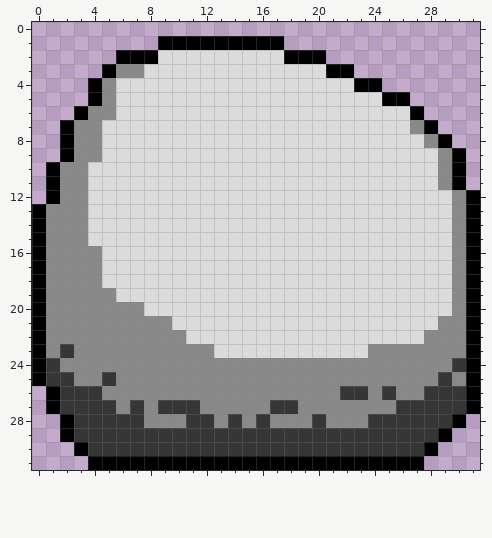
A pixel-art sprite gets an edit: sprites/sBigBoulder/layers/f9075f2d-7144-449d-8884-3c2acbdd0da6/07014f21-61d6-4eb4-a094-695ee8208868.png. Above, as it was before the edit.
Colours within 5 levels of each other are drawn and written as one.
After:
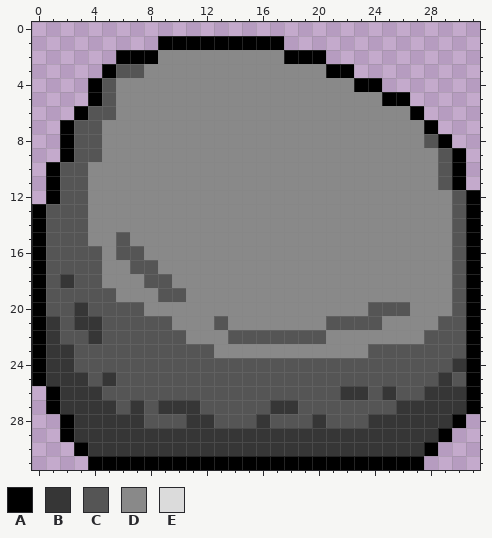
Palette (. is transparent): A #000000  B #363636  C #555555  D #898989  E #dbdbdb
What changed:
file 128x128 -> 32x32 pixels (blocks of 4x4 -> 1x1; one block is one cell here)
Changed rows in their new state; - is an unchanged pixel.
first column x 1:
 2 --------DDDDDDDDD-------------
 3 -----CCDDDDDDDDDDDDD----------
 4 ----CDDDDDDDDDDDDDDDDD--------
 5 ----CDDDDDDDDDDDDDDDDDDD------
 6 ---CCDDDDDDDDDDDDDDDDDDDDD----
 7 --CCDDDDDDDDDDDDDDDDDDDDDD----
 8 --CCDDDDDDDDDDDDDDDDDDDDDDDC--
 9 --CCDDDDDDDDDDDDDDDDDDDDDDDDC-
10 -CCDDDDDDDDDDDDDDDDDDDDDDDDDC-
11 -CCDDDDDDDDDDDDDDDDDDDDDDDDDC-
12 -CCDDDDDDDDDDDDDDDDDDDDDDDDDDC
13 CCCDDDDDDDDDDDDDDDDDDDDDDDDDDC
14 CCCDDDDDDDDDDDDDDDDDDDDDDDDDDC
15 CCCDDCDDDDDDDDDDDDDDDDDDDDDDDC
16 CCCCDCCDDDDDDDDDDDDDDDDDDDDDDC
17 CCCCDDCCDDDDDDDDDDDDDDDDDDDDDC
18 CBCCDDDCCDDDDDDDDDDDDDDDDDDDDC
19 CCCCCDDDCCDDDDDDDDDDDDDDDDDDDC
20 CCBCCCCDDDDDDDDDDDDDDDDCCCDDDC
21 BCBBCCCCCDDDCDDDDDDDCCCCDDDDCC
22 BCCBCCCCCCDDDCCCCCCCDDDDDDDCCC
23 B-CCCCCCCCCCDDDDDDDDDDDCCCCCCC
24 -BCCCCCCCCCCCCCCCCCCCCCCCCCCC-
25 --BC-CCCCCCCCCCCCCCCCCCCCCCC-C
26 ----CCCCCCCCCCCCCCCCC--C-CC---
27 -----C-C---CCCCC--CCCCCCC-----
28 -------CCC--CCC-CCC-CCC-------
Where, in picture pixels (left, top, right, bottom), the same in both pictures:
changed: (46, 50, 466, 428)
